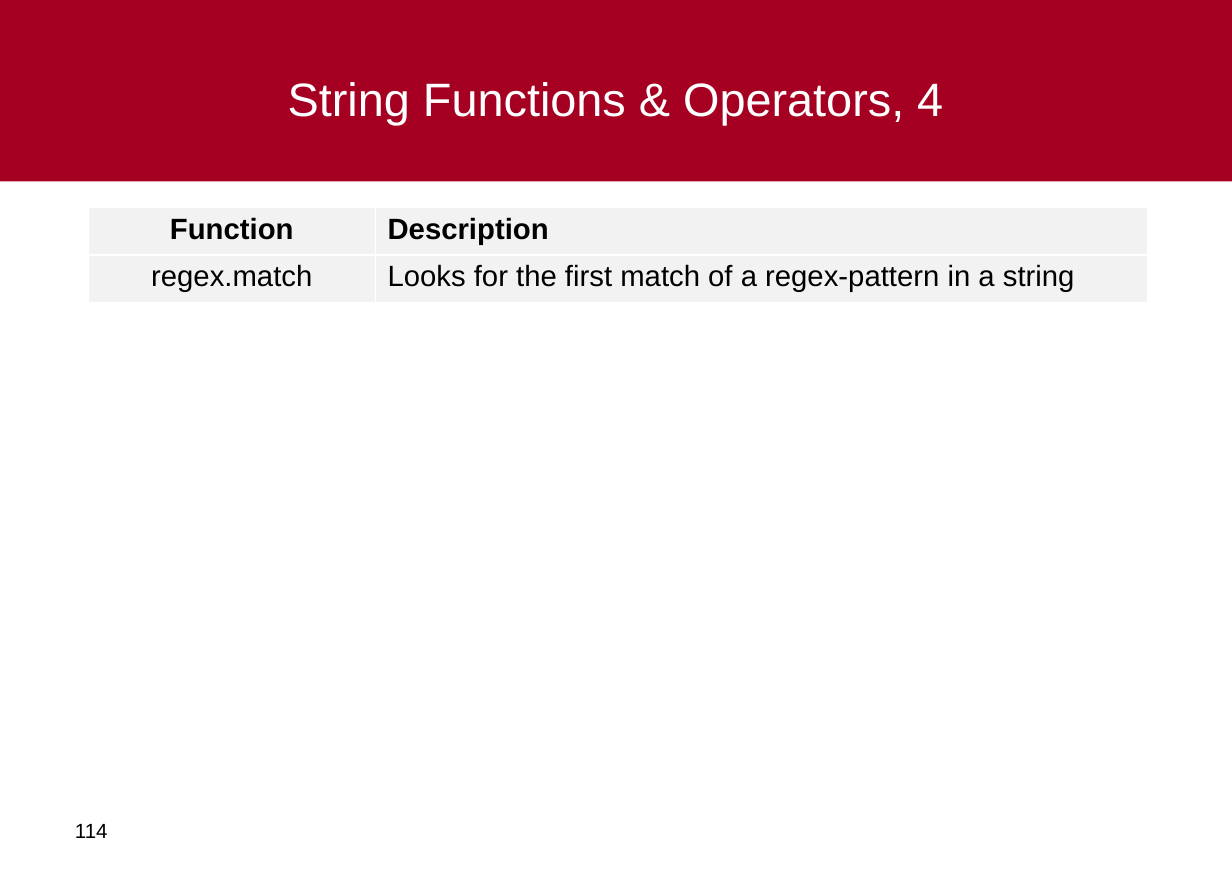
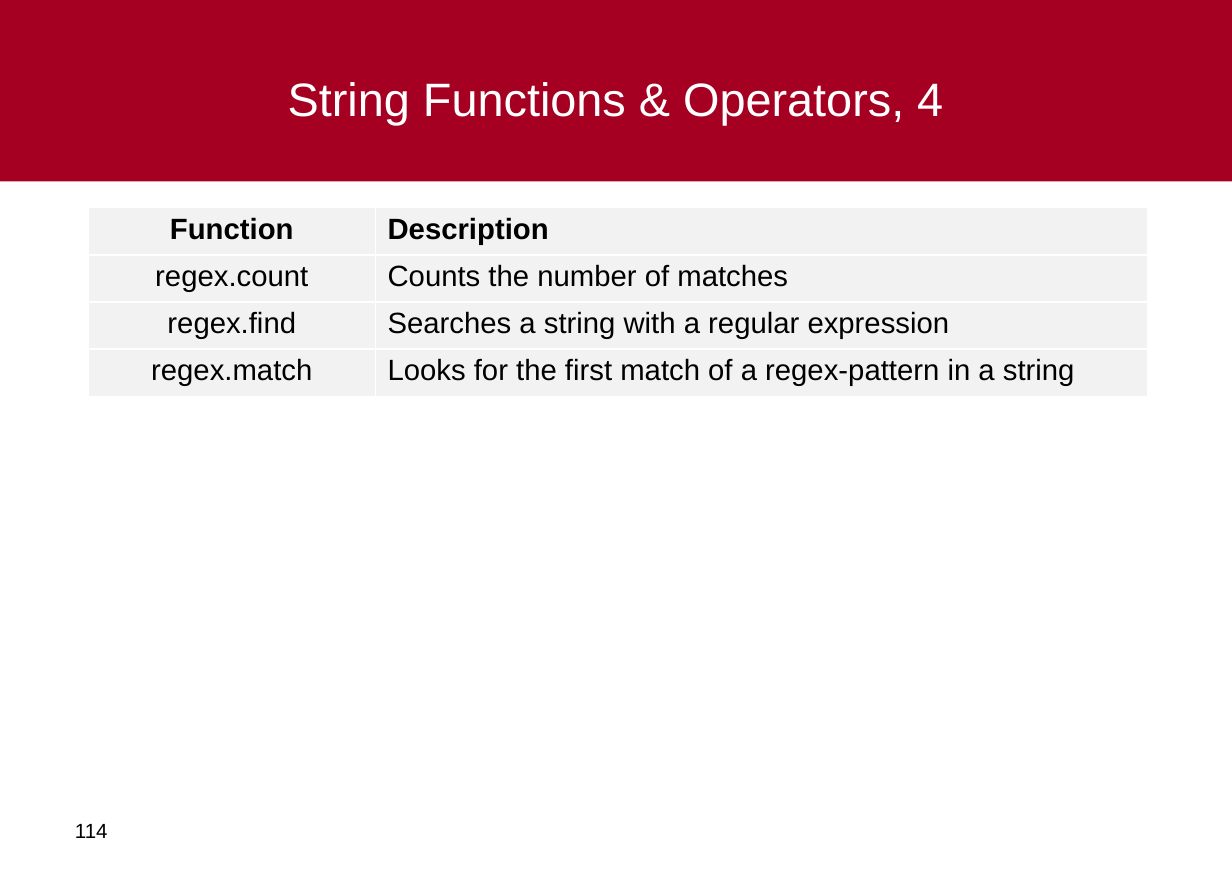
Before and after one commit to al-agena/Agena, a slide deck: slide 114 of doc/agena-crashcourse.ppt. Drawn at 1232x871 pixels with LibreOffice and Linux fonts; fonts in the diff are those of the drawing; background and template pictures are left out. Boxes give left, top, right and bottom in pixels: in the first picture for what was removed or moved away, otherwise in the second. Text is boxed around its words. In the diff, an @@ line names an element or a change of style, - is before the commit and + after.

```diff
--- a/doc/agena-crashcourse.ppt
+++ b/doc/agena-crashcourse.ppt
@@ table at [89, 208, 1148, 395] @@
+row 2: regex.count | Counts the number of matches
+row 3: regex.find | Searches a string with a regular expression
```
Also in this commit, not shown: 10 other slides changed, 4 other files.
